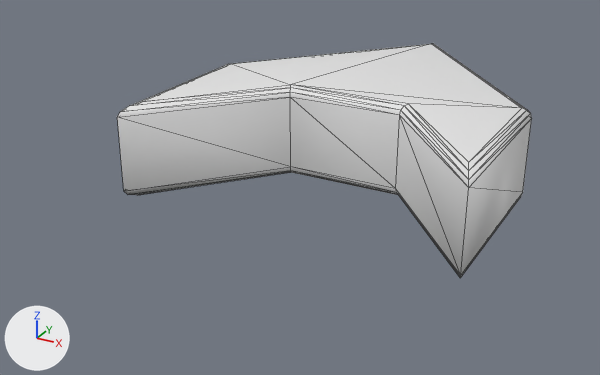
Renders of the OBJ model src/maps/ArrowGallery/meshes/arrow_head_vertical_cut_beveled.obj from each side of a commit.
One viewpoint serves both versions: a 50 mm lens placed at (2.85, -5.91, 2.46), pointed at (-0.33, -0.14, -0.43). The lights are fixed; the arrows at lower left show +X, +Y and +Z. The first picture is the older version. Mesh edges are drawn as thin lines. Where no turn or scale is listed for an object, it has been applied to the vertices.

In view in the first picture: 'arrow_head_vertical_cut_beveled'.
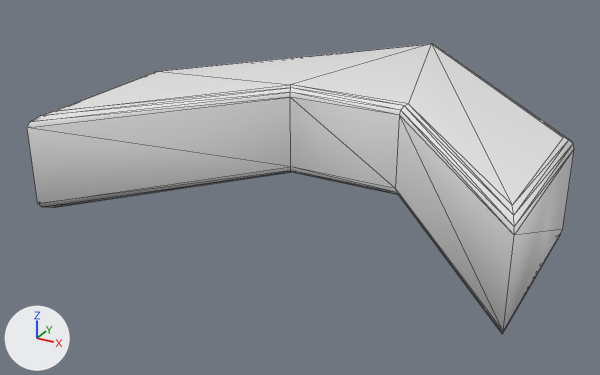
Where the change shows, as pixel boxes (x1, y1, x2, y2) in the pictures (600 x 375 px; the box of a moved part takes in the faces that stretch with it):
'arrow_head_vertical_cut_beveled', reshaped (32% wider, 23% taller): before (117, 44, 532, 278); after (27, 44, 574, 333)
part 1 of me_arrow_head_vertical_cut_beveled, moved or reshaped: before (117, 44, 429, 195); after (27, 44, 429, 208)
part 2 of me_arrow_head_vertical_cut_beveled, moved or reshaped: before (292, 44, 532, 278); after (396, 44, 574, 333)

The change in detail:
me_arrow_head_vertical_cut_beveled is used by ob_arrow_head_vertical_cut_beveled; location (0.0, 0.0, 0.0).
me_arrow_head_vertical_cut_beveled had 56 vertices, 108 faces and spanned x -1.44..1.44, y -1.12..2.15, z -0.4..0.4.
me_arrow_head_vertical_cut_beveled now has 56 vertices, 108 faces and spans x -1.88..1.88, y -1.64..2.15, z -0.4..0.4.
me_arrow_head_vertical_cut_beveled part 1: all 16 vertices in x -1.44..-1.36, y -1.12..0.44, z -0.4..0.4 are moved by (-0.44, -0.52, 0.0).
me_arrow_head_vertical_cut_beveled part 2: all 16 vertices in x 1.36..1.44, y -1.12..0.44, z -0.4..0.4 are moved by (0.44, -0.52, 0.0).
